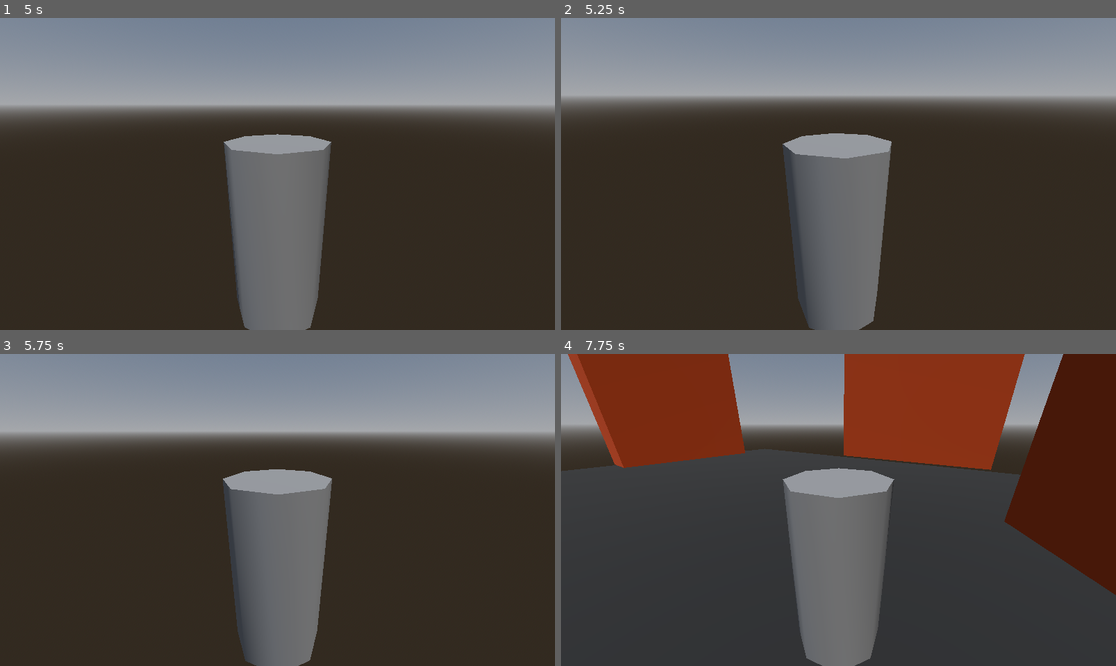
Above: before the commit, frames 1-4 (two rows, left to right).
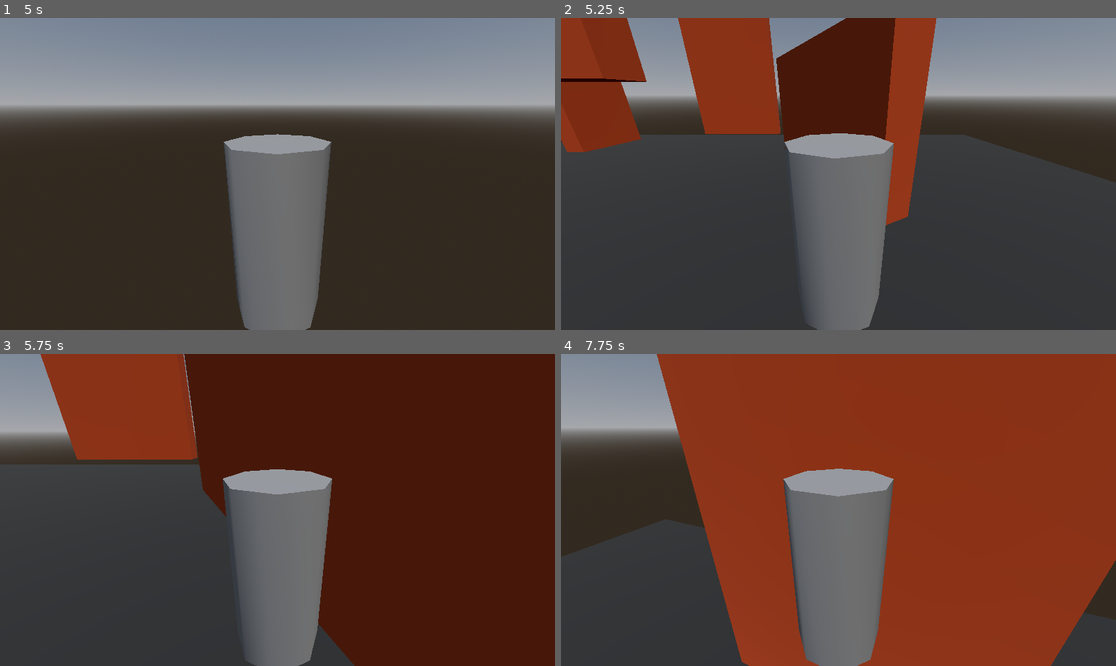
Above: after the commit, the same moments.

Repository: drakshruk/3d-test-project
Game: Godot game, scene res://scenes/main_scene.tscn
Same seed, same stepped clock (60 frames per second), same inputs: the game is played once before the commit and once after it.
Inputs (mouse positions are in pixels of both pictures, inside the frame that each line leads up to):
- Up to frame 1 (5 s): tap Enter (ui_accept) at 0.5, 0.77, 1.52, 3.02, 3.5, 3.77, 4.25, 4.52 s; move the mouse to (305, 174) at 0.52 s; hold W (forward) from 0.53 s (still down); tap Shift (dash) at 0.6, 2.85 s; click (305, 174) at 0.67 s; move the mouse to (249, 174) at 1.27 s; tap Ctrl (sprint) at 1.35 s; move the mouse to (288, 167) at 2.02 s; tap E (stick_to_the_wall) at 2.1, 4.35 s; move the mouse to (271, 180) at 2.77 s; click (271, 180) at 2.92 s; move the mouse to (316, 177) at 3.52 s; hold Ctrl (sprint) 3.53-4.28 s; move the mouse to (233, 170) at 4.27 s
- Up to frame 2 (5.25 s): keep holding W (forward); tap Enter (ui_accept) at 5 s; move the mouse to (844, 174) at 5.02 s; tap Shift (dash) at 5.1 s; click (844, 174) at 5.17 s
- Up to frame 3 (5.75 s): keep holding W (forward)
- Up to frame 4 (7.75 s): move the mouse to (816, 503) at 5.77 s; release W (forward) at 5.78 s; hold D (right) 5.78-6.53 s; tap Ctrl (sprint) at 5.85 s; tap Enter (ui_accept) at 6.02, 6.77, 7.52 s; move the mouse to (866, 510) at 6.52 s; hold W (forward) from 6.53 s (still down); tap E (stick_to_the_wall) at 6.6 s; move the mouse to (810, 510) at 7.27 s; tap Shift (dash) at 7.35 s; click (810, 510) at 7.42 s

Frame 1 is identical in both runs. In frame 2, 42% of the frame differs, in the area x 0-100%, y 0-100%; in frame 3, 45%; in frame 4, 60%.

Commit message:
added hp to player and an enemy.tscn

Diff:
--- /dev/null
+++ b/scenes/enemy.tscn
@@ -0,0 +1,19 @@
+[gd_scene load_steps=4 format=3 uid="uid://cn550inc4s84m"]
+
+[ext_resource type="PackedScene" uid="uid://c0ocq4008msa3" path="res://scenes/killzone.tscn" id="1_7p1mj"]
+
+[sub_resource type="BoxMesh" id="BoxMesh_md0e3"]
+
+[sub_resource type="BoxShape3D" id="BoxShape3D_4ra3w"]
+
+[node name="enemy" type="Node3D"]
+
+[node name="MeshInstance3D" type="MeshInstance3D" parent="."]
+mesh = SubResource("BoxMesh_md0e3")
+
+[node name="killzone" parent="." instance=ExtResource("1_7p1mj")]
+collision_mask = 2
+damage = 5.0
+
+[node name="CollisionShape3D" type="CollisionShape3D" parent="killzone"]
+shape = SubResource("BoxShape3D_4ra3w")
--- a/scenes/main_scene.tscn
+++ b/scenes/main_scene.tscn
@@ -1,8 +1,9 @@
-[gd_scene load_steps=16 format=3 uid="uid://c46xhcphyanjs"]
+[gd_scene load_steps=17 format=3 uid="uid://c46xhcphyanjs"]
 
 [ext_resource type="PackedScene" uid="uid://dkh5gq20djuhr" path="res://scenes/player.tscn" id="1_w2twt"]
 [ext_resource type="PackedScene" uid="uid://bblar6c1bs3sr" path="res://scenes/sticky_wall.tscn" id="3_7ykc4"]
 [ext_resource type="PackedScene" uid="uid://c0ocq4008msa3" path="res://scenes/killzone.tscn" id="3_pu3yx"]
+[ext_resource type="PackedScene" uid="uid://cn550inc4s84m" path="res://scenes/enemy.tscn" id="4_pu3yx"]
 
 [sub_resource type="StandardMaterial3D" id="StandardMaterial3D_w2twt"]
 albedo_color = Color(0.15127608, 0.15127608, 0.15127608, 1)
@@ -115,7 +116,11 @@
 
 [node name="killzone" parent="." instance=ExtResource("3_pu3yx")]
 collision_mask = 7
+damage = 999.0
 
 [node name="CollisionShape3D" type="CollisionShape3D" parent="killzone"]
 transform = Transform3D(1, 0, 0, 0, 1, 0, 0, 0, 1, 18.379372, -19.229164, 0)
 shape = SubResource("WorldBoundaryShape3D_gubc5")
+
+[node name="enemy" parent="." instance=ExtResource("4_pu3yx")]
+transform = Transform3D(1, 0, 0, 0, 1, 0, 0, 0, 1, -0.3661108, 0.6405039, 2.0540357)
--- a/scripts/killzone.gd
+++ b/scripts/killzone.gd
@@ -1,12 +1,14 @@
 extends Area3D
 
+@export var damage: float = 10.0
 @onready var timer: Timer = $Timer
-@onready var player: CharacterBody3D = %player
+#@onready var player: CharacterBody3D = %player
 
 func _on_body_entered(body: Node3D) -> void:
-	body.get_node("CollisionShape3D").queue_free()
-	Engine.time_scale = 0.5
-	timer.start()
+	if body.has_method("change_hp"):
+		body.change_hp(-damage)
+	#Engine.time_scale = 0.5
+	#timer.start()
 
 func _on_timer_timeout():
 	Engine.time_scale = 1.0
--- a/scripts/player.gd
+++ b/scripts/player.gd
@@ -3,6 +3,11 @@
 @onready var camera_pivot: Node3D = %CameraPivot
 @onready var camera_3d: Camera3D = %Camera3D
 @onready var character: Node3D = $character
+
+@export_group("Health")
+@export var max_hp: float = 100.0
+@export var i_frames: int = 10
+var hp: float = max_hp
 
 ## export group for movement
 @export_group("Movement")
@@ -52,6 +57,24 @@
 var direction: Vector3 = Vector3.ZERO
 var is_sprinting: bool = false
 var is_jumping: bool = false
+
+func change_hp(d_hp: float) -> void:
+	hp += d_hp
+	hp = max(0, hp)
+	print("took ", d_hp, "damage. current hp:", hp)
+	shake_camera()
+	if hp == 0:
+		die()
+
+func shake_camera() -> void:
+	var shake_strength = 0.5
+	var original_position = camera_3d.position
+	camera_3d.position += Vector3(randf_range(-shake_strength, shake_strength), randf_range(-shake_strength,shake_strength),0)
+	await get_tree().create_timer(0.1).timeout
+	camera_3d.position = original_position
+
+func die() -> void:
+	get_tree().reload_current_scene()
 
 func _ready() -> void:
 	## Captures the mouse cursor for first-person camera control
